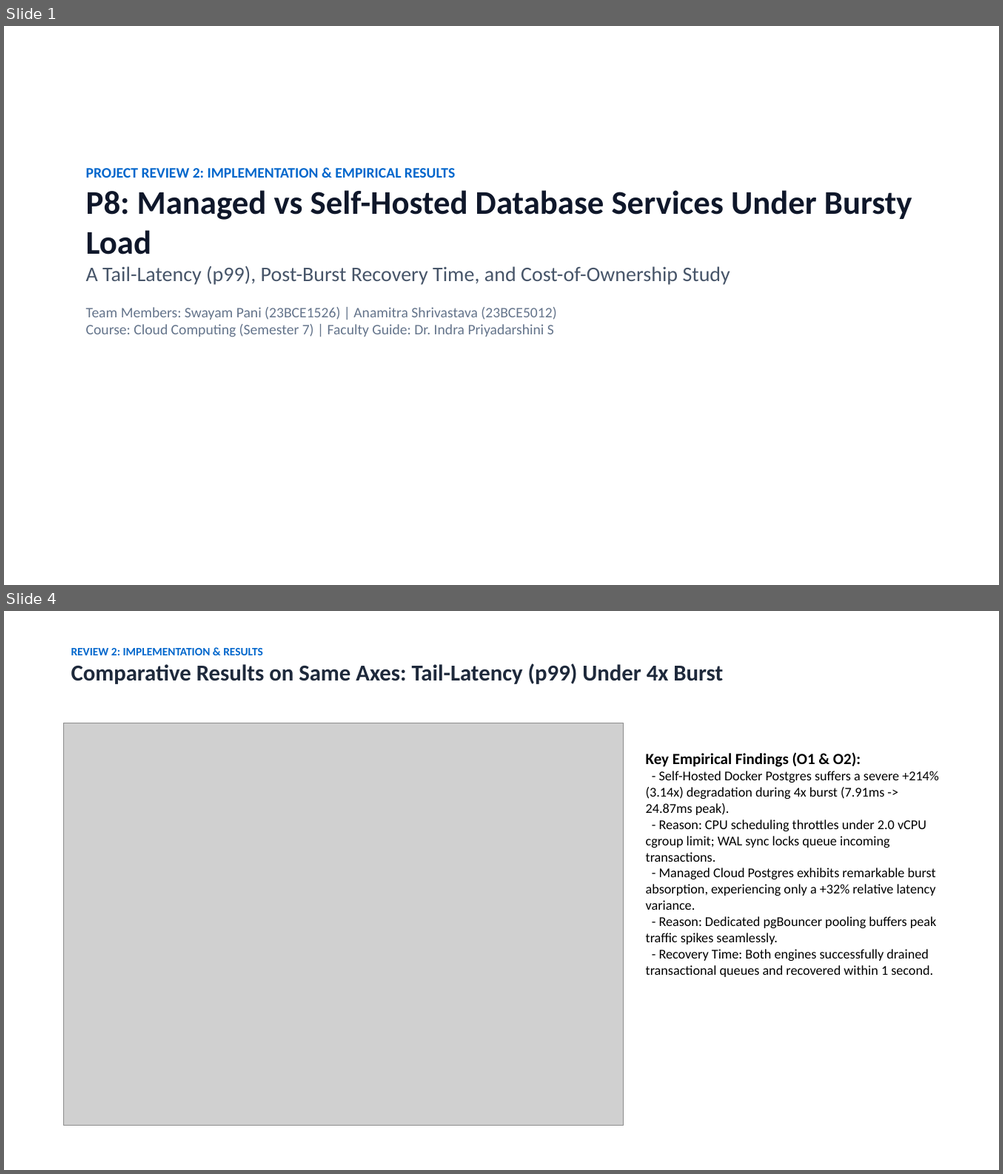
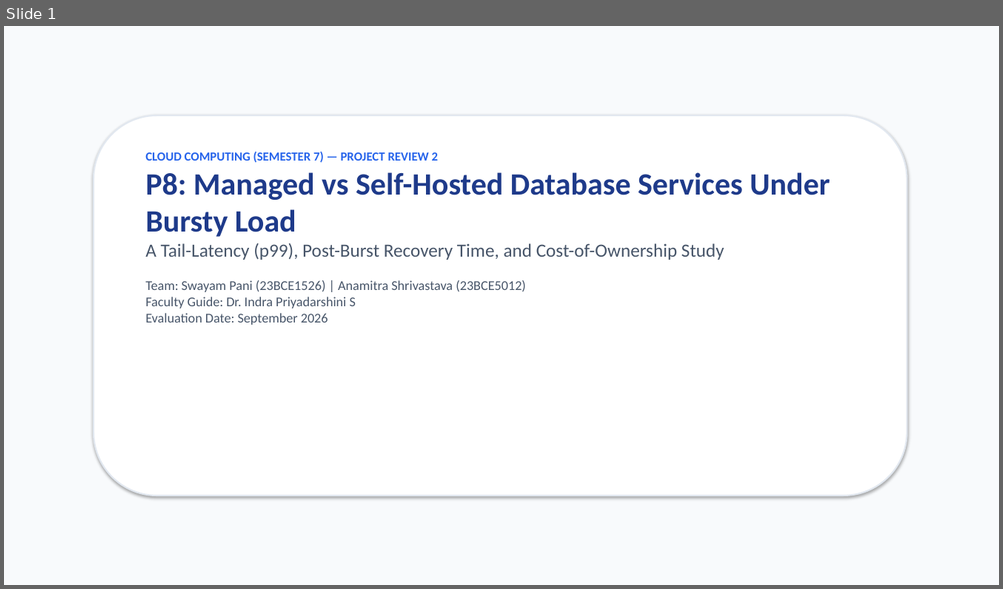
Before and after one commit to swayam-pani/Managed-Versus-Self-Hosted-Database-Services-Under-Bursty-Load, a slide deck: P8_Review2_Implementation_Results.pptx. Shown one above the other, each under a label of ours: slides 1 and 4 before the commit, slide 1 after it; the slides between them are not shown. The pictures are 1003x1174 and 1003x589 pixels, drawn with LibreOffice and Linux fonts; fonts in the diff are those of the drawing; grey boxes stand for pictures. Boxes give left, top, right and bottom in pixels: in the first picture for what was removed or moved away, otherwise in the second. Text is boxed around its words. In the diff, an @@ line names an element or a change of style, - is before the commit and + after.

Commit message:
Enhance Review 2 presentation with modern card-deck styling and embedded figures

```diff
--- a/P8_Review2_Implementation_Results.pptx
+++ b/P8_Review2_Implementation_Results.pptx
@@ slide 4 removed at (4,611,999,1170), background #FFFFFF @@
@@ text removed at (71,648,723,684) @@
-REVIEW 2: IMPLEMENTATION & RESULTS
-Comparative Results on Same Axes: Tail-Latency (p99) Under 4x Burst
@@ picture removed at (64,723,623,1126) @@
@@ text removed at (646,752,939,977) @@
-Key Empirical Findings (O1 & O2):
-- Self-Hosted Docker Postgres suffers a severe +214% (3.14x) degradation during 4x burst (7.91ms -> 24.87ms peak).
-- Reason: CPU scheduling throttles under 2.0 vCPU cgroup limit; WAL sync locks queue incoming transactions.
-- Managed Cloud Postgres exhibits remarkable burst absorption, experiencing only a +32% relative latency variance.
-- Reason: Dedicated pgBouncer pooling buffers peak traffic spikes seamlessly.
-- Recovery Time: Both engines successfully drained transactional queues and recovered within 1 second.
@@ slide 1 changed as well @@
@@ rectangle added at (4,26,999,585), fill #F8FAFC @@
@@ rounded rectangle added at (94,116,907,496), fill #FFFFFF, outline #E2E8F0 1.5 pt @@
@@ text "CLOUD COMPUTING (SEMESTER 7) — ...": place and size @@
-text "CLOUD COMPUTING (SEMESTER 7) — ..." at (86,168,912,338)
+text "CLOUD COMPUTING (SEMESTER 7) — ..." at (145,151,829,325)
@@ text at (145,151,438,163): text changed; size 14 to 12 pt; text colour #0066CC to #2563EB @@
-PROJECT REVIEW 2: IMPLEMENTATION & EMPIRICAL RESULTS
+CLOUD COMPUTING (SEMESTER 7) — PROJECT REVIEW 2
@@ text at (145,173,829,260): size 32 to 30 pt, text colour #0F172A to #1E3A8A in "P8: Managed vs Self-Hosted Database Services Under ..."; size 20 to 18 pt in "A Tail-Latency (p99), Post-Burst Recovery Time, and ..." @@
@@ text at (145,281,526,325): text changed; size 14 to 13 pt; text colour #64748B to #475569 @@
-Team Members: Swayam Pani (23BCE1526) | Anamitra Shrivastava (23BCE5012)
-Course: Cloud Computing (Semester 7) | Faculty Guide: Dr. Indra Priyadarshini S
+Team: Swayam Pani (23BCE1526) | Anamitra Shrivastava (23BCE5012)
+Faculty Guide: Dr. Indra Priyadarshini S
+Evaluation Date: September 2026
```
Also in this commit, not shown: 7 other slides changed, 2 slides added, 1 other slide removed.
